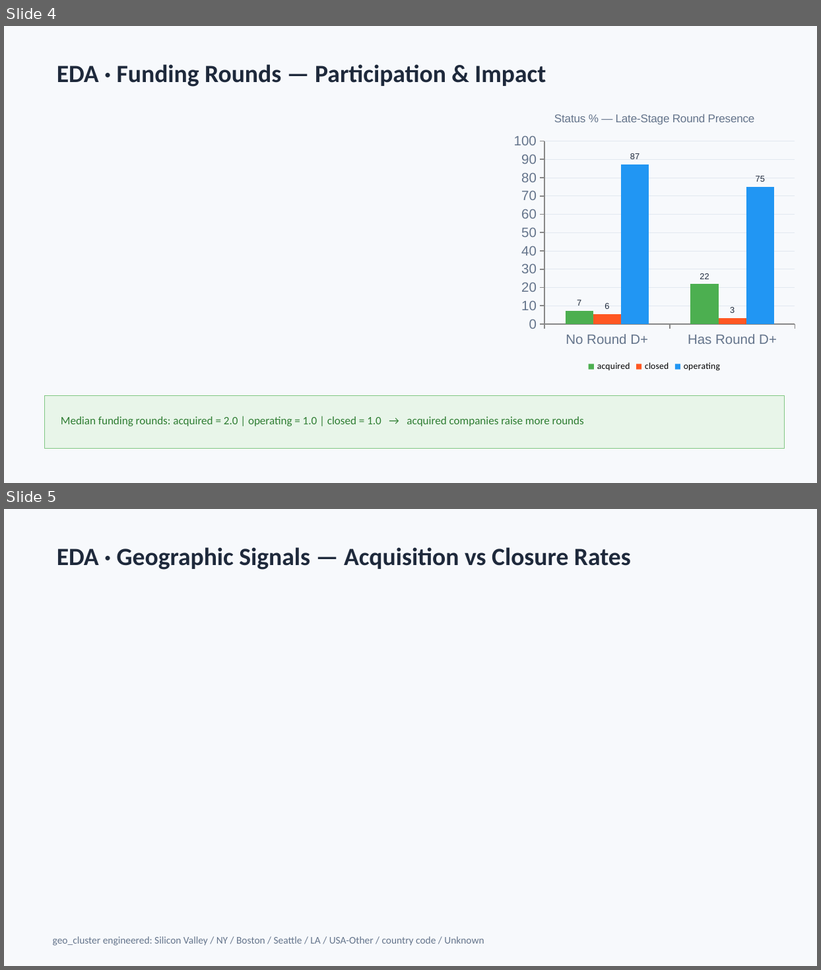
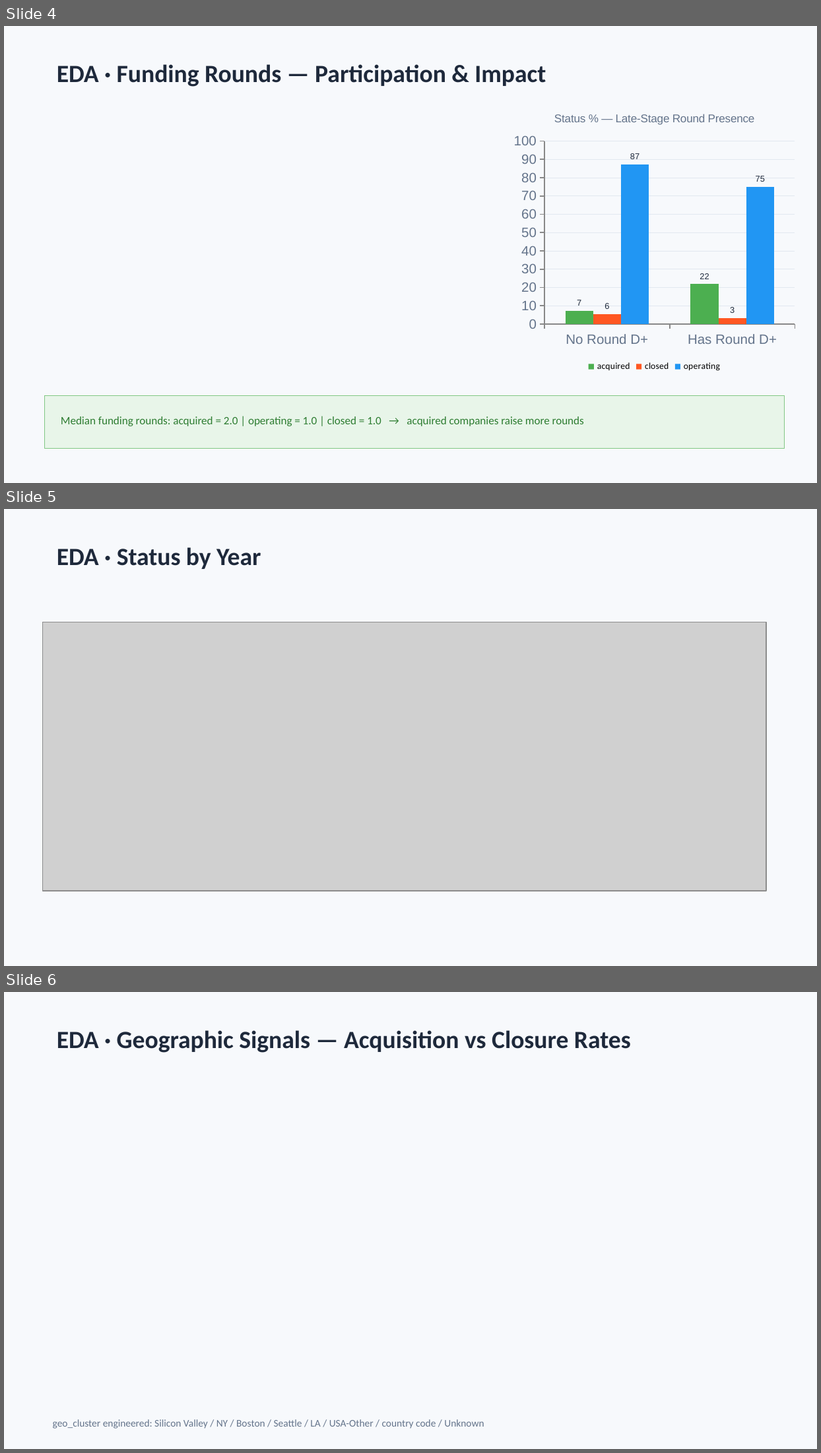
Before and after one commit to Tzvia1/DS-ml-project, a slide deck: Visuals (1).pptx. Shown one above the other, each under a label of ours: slides 4 and 5 before the commit, slides 4, 5 and 6 after it. The pictures are 821x970 and 821x1453 pixels, drawn with LibreOffice and Linux fonts; fonts in the diff are those of the drawing; grey boxes stand for pictures. Boxes give left, top, right and bottom in pixels: in the first picture for what was removed or moved away, otherwise in the second. Text is boxed around its words. In the diff, an @@ line names an element or a change of style, - is before the commit and + after.

Commit message:
Missing Chart

```diff
--- a/Visuals (1).pptx
+++ b/Visuals (1).pptx
@@ slide 5 added at (4, 509, 817, 966), background #F7F9FC @@
@@ text added at (57, 547, 261, 569), 22 pt, text #1E293B, bold @@
+EDA · Status by Year
@@ picture added at (42, 622, 766, 891) @@
@@ what was slide 5 is now slide 6 @@
```
